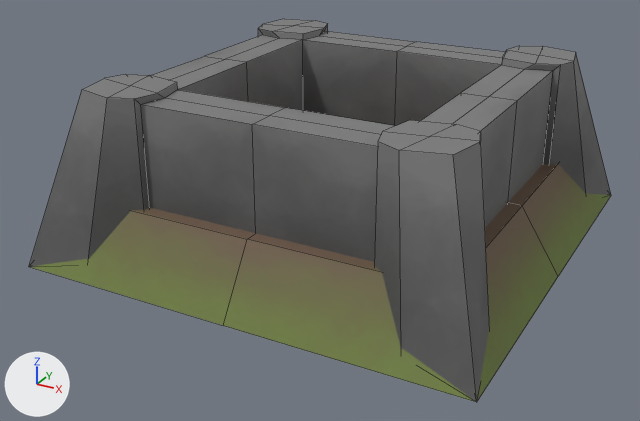
Two versions of the FBX model Flyplane/Flyplane/assets/buildings/Fortress/Fortress.fbx, one commit apart.
The view is the same before and after, from a 50 mm lens placed at (1.71, -3.36, 1.58), pointed at (-0.05, -0.15, -0.02). The lights are fixed; the arrows at lower left show +X, +Y and +Z. Mesh edges are drawn as thin lines. Where no turn or scale is listed for an object, it has been applied to the vertices.

Objects in the first picture: 'Armature'.
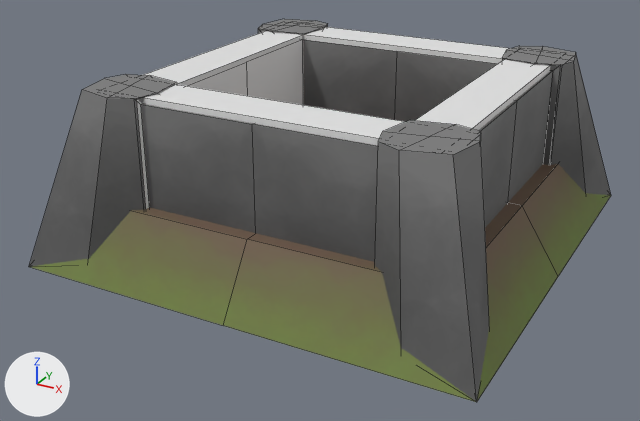
The change in detail:
Mesh me_bb_all_002 is new.
It is a box spanning x -0.78..0.78, y -0.11..0.11, z -0.36..0.36.
Mesh me_bb_all_001 is new.
It is a box spanning x -0.11..0.11, y -0.78..0.78, z -0.36..0.36.
Object 'BB_ALL' (ob_bb_all) is now shown.
Object 'BB_ALL' (ob_bb_all) moves from (0.0, 0.0, 0.236) to (-0.626, 0.0, 0.236).
Object 'BB_ALL' (ob_bb_all) is rescaled from (0.879, 0.879, 0.358) to (0.107, 0.778, 0.358).
Object 'BB_ALL.002' (ob_bb_all_002) is new; it shows me_bb_all_002.
Its location is (0.015, 0.638, 0.236).
Object 'BB_ALL.001' (ob_bb_all_001) is new; it shows me_bb_all_001.
Its location is (0.639, 0.0, 0.236).
Object 'BB_ALL.003' (ob_bb_all_003) is new; it shows a copy of me_bb_all_002.
Its location is (0.015, -0.638, 0.236).

Location of each change, (x1, y1, x2, y2) in pixels of the pictures (640 x 421 px):
'BB_ALL', shown: after (136, 31, 304, 209)
'BB_ALL.003', added: after (143, 84, 405, 145)
'BB_ALL.001', added: after (415, 60, 550, 131)
'BB_ALL.002', added: after (304, 27, 511, 64)
